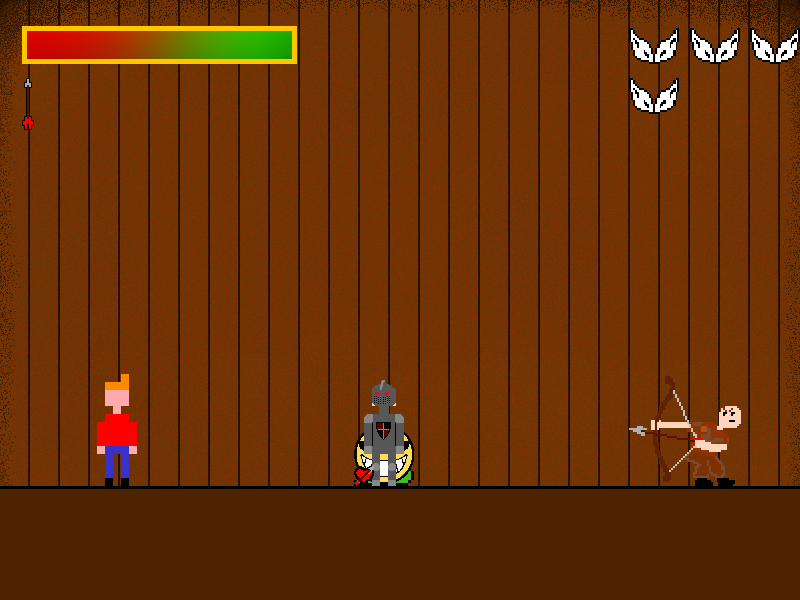
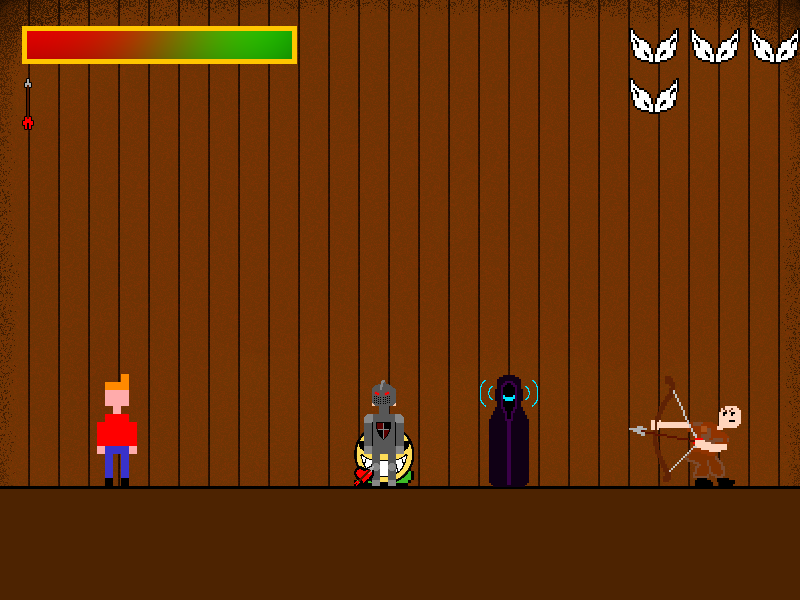
Layered file, before and after one edit (w=800, h=600). Changes by layer:
added layer "Magician" in group "Enemy" over [480, 375, 538, 487]
